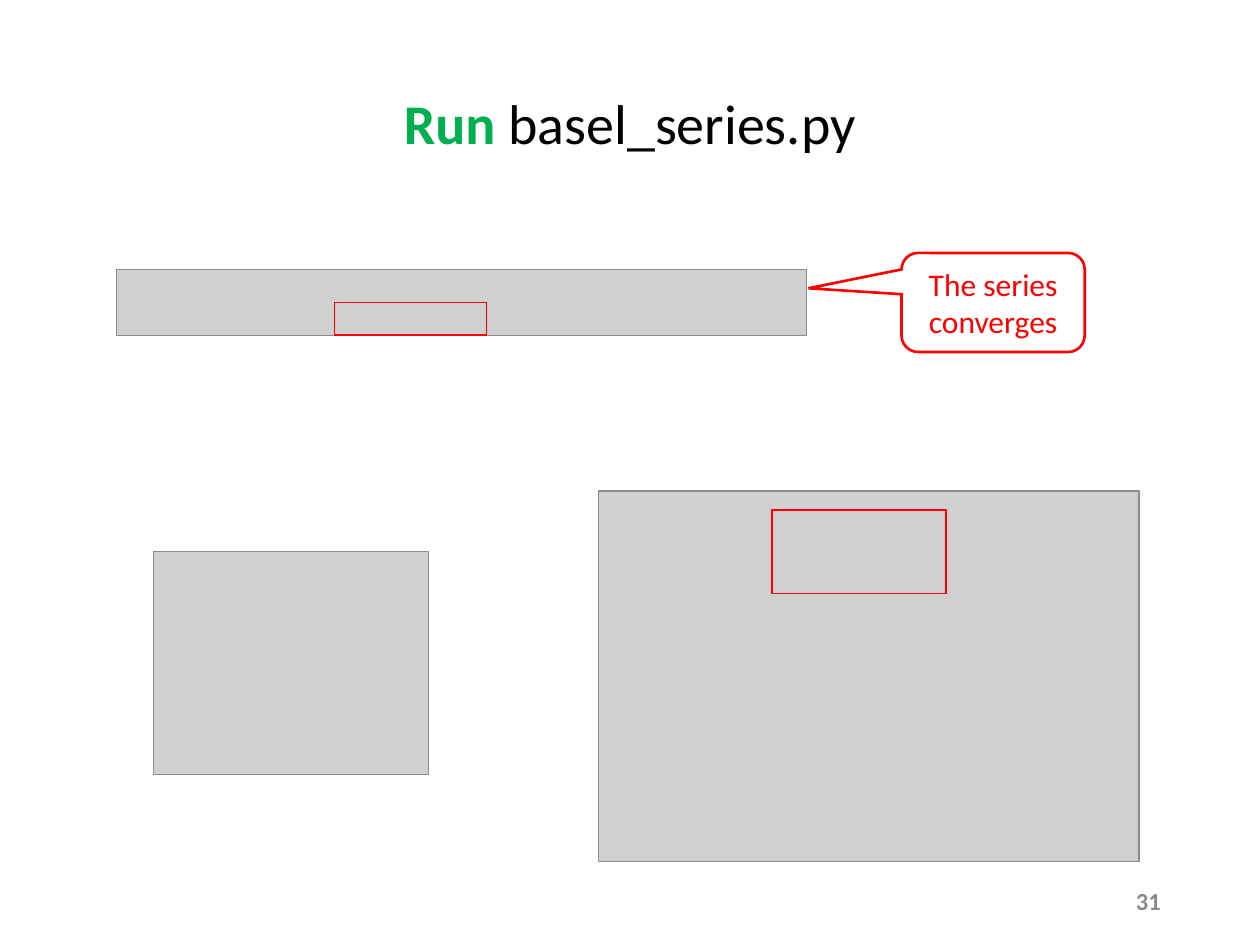
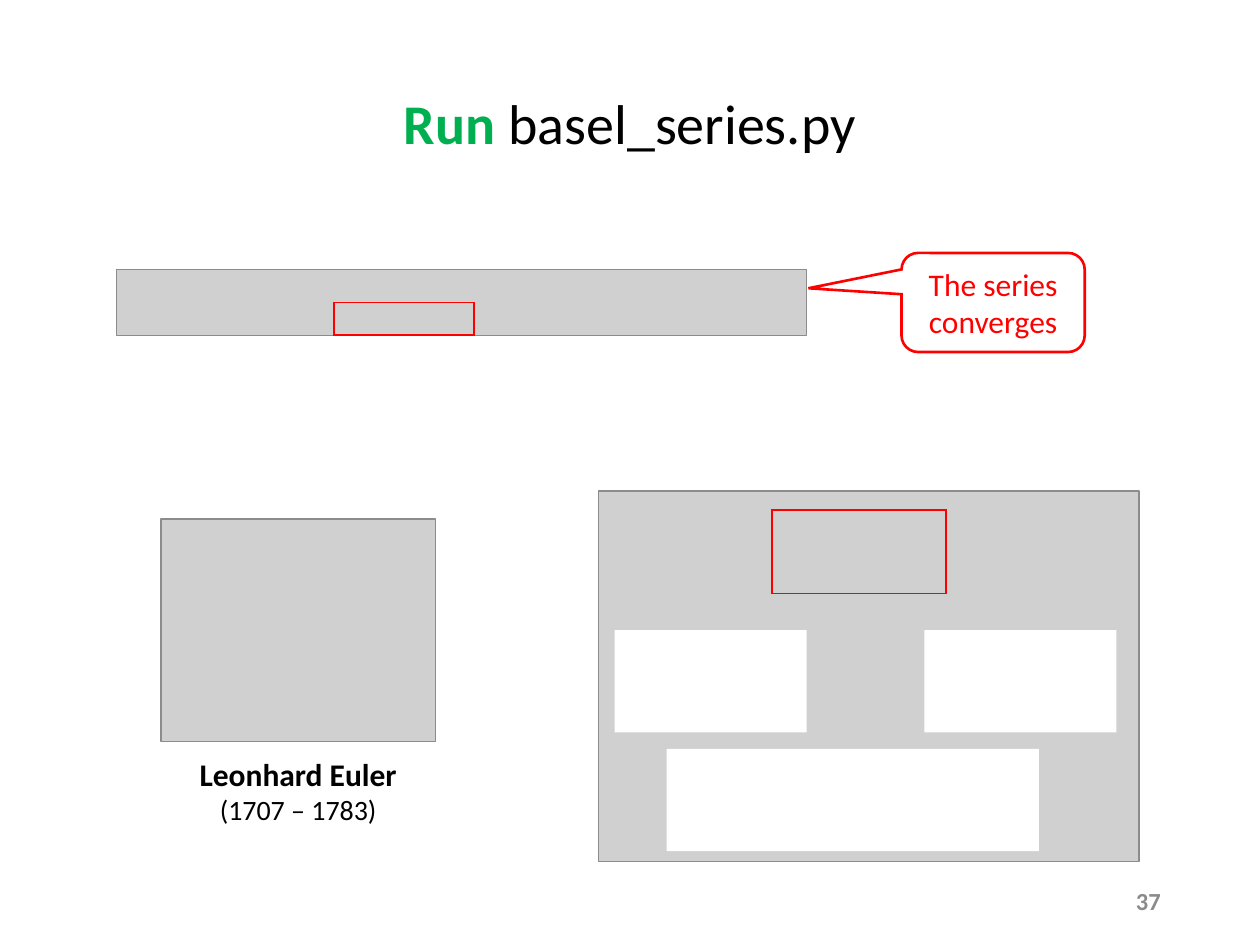
Before and after one commit to noahchampagne/QIS101, a slide deck: slide 37 of slides/Session 03 - Introducing Python/Session 03 - Introducing Python.pptx (slide 31 before the commit). Drawn at 1260x945 pixels with LibreOffice and Linux fonts; fonts in the diff are those of the drawing; grey boxes stand for pictures. Boxes give left, top, right and bottom in pixels: in the first picture for what was removed or moved away, otherwise in the second. Text is boxed around its words. In the diff, an @@ line names an element or a change of style, - is before the commit and + after.

Commit message:
Update screenshots

```diff
--- a/slides/Session 03 - Introducing Python/Session 03 - Introducing Python.pptx
+++ b/slides/Session 03 - Introducing Python/Session 03 - Introducing Python.pptx
@@ rectangle: place and size @@
-rectangle at box(334, 302, 486, 335)
+rectangle at box(334, 302, 474, 335)
@@ picture: place and size @@
-picture at box(154, 552, 428, 774)
+picture at box(161, 519, 436, 741)
@@ rectangle added at box(615, 630, 806, 732), fill #FFFFFF @@
@@ rectangle added at box(925, 630, 1116, 732), fill #FFFFFF @@
@@ rectangle added at box(667, 748, 1038, 850), fill #FFFFFF @@
@@ text added at box(200, 764, 397, 824), 18 pt, text #000000, bold @@
+Leonhard Euler
+(1707 – 1783)
@@ page number at box(1136, 894, 1161, 910): text changed @@
-31
+37
```
Also in this commit, not shown: 15 other slides changed, 6 slides added.
